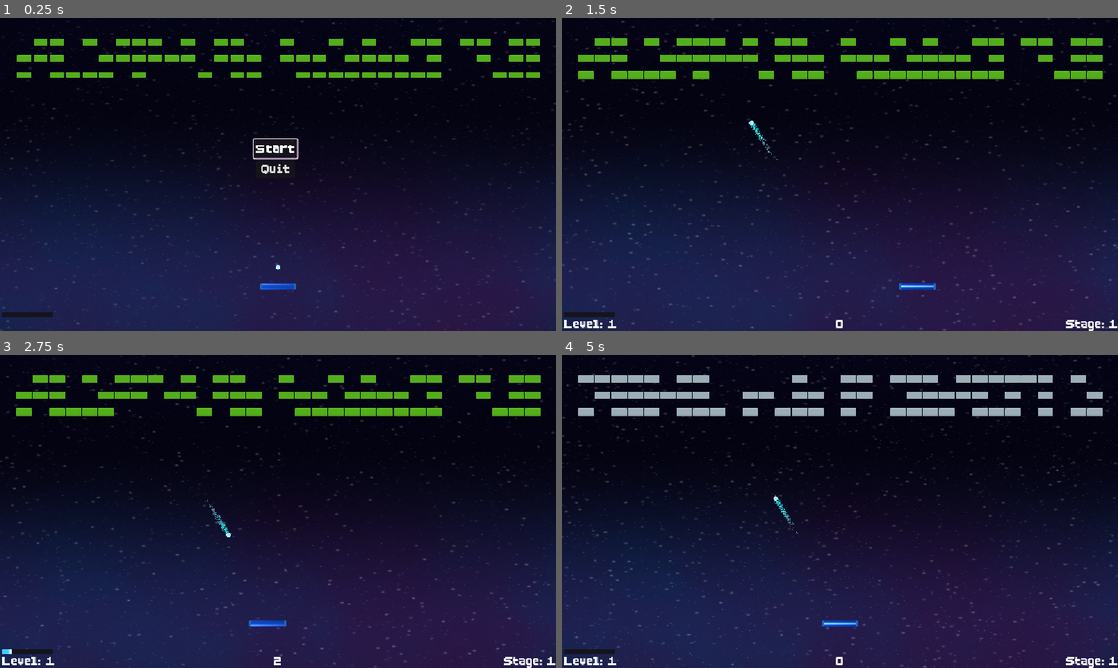
Above: before the commit, frames 1-4 (two rows, left to right).
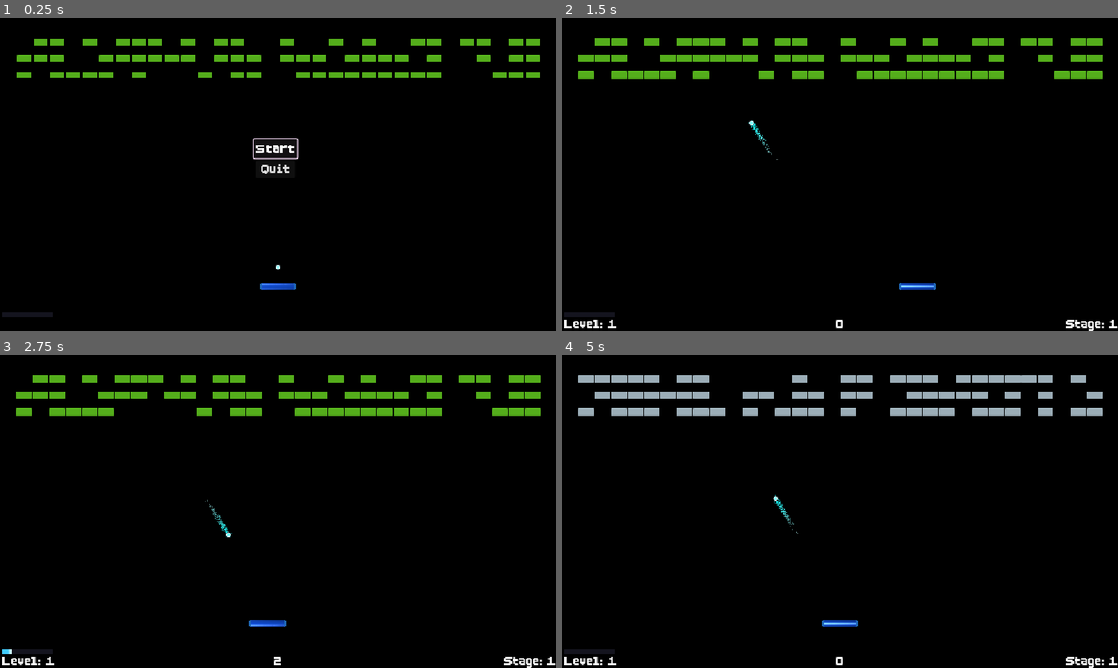
Above: after the commit, the same moments.

Repository: imtrippin/breakout-roguelike
Game: Godot game, scene res://scenes/main.tscn
The game is run twice, just before and just after one commit, with the same random seed, the same clock (stepped at 60 frames per second) and the same inputs.
Inputs (mouse positions are in pixels of both pictures, inside the frame that each line leads up to):
- Up to frame 1 (0.25 s): no input
- Up to frame 2 (1.5 s): click "Start" at 0.5 s; move the mouse to (962, 158) at 1.27 s; hold D (move_right) from 1.28 s (still down)
- Up to frame 3 (2.75 s): move the mouse to (166, 527) at 2.02 s; release D (move_right) at 2.03 s; hold A (move_left) from 2.03 s (still down)
- Up to frame 4 (5 s): move the mouse to (895, 442) at 2.77 s; release A (move_left) at 2.78 s; hold D (move_right) 2.78-4.25 s; move the mouse to (812, 574) at 3.52 s; click "Start" at 4.25 s

The runs differ from the first frame. In frame 1, 59% of the frame differs, in the area x 0-100%, y 0-100%; in frame 2, 60%; in frame 3, 60%; in frame 4, 60%.

Commit message:
remove swing feature

Diff:
--- a/player/plane.gd
+++ b/player/plane.gd
@@ -1,13 +1,15 @@
 extends CharacterBody2D
+
 @onready var player: CharacterBody2D = $"."
 @onready var sprite: Sprite2D = $Sprite2D2
 @onready var paddle_mat: ShaderMaterial = sprite.material
 
-var speed:= 800.0
+var speed := 800.0
 var fixed_y := 0.0
 
 func _ready() -> void:
 	fixed_y = global_position.y
+
 
 func _physics_process(_delta: float) -> void:
 	var direction := Input.get_axis("move_left", "move_right")
@@ -15,7 +17,6 @@
 	velocity.y = 0
 	move_and_slide()
 	global_position.y = fixed_y
-
 
 func hit() -> void:
 	$AudioStreamPlayer2D.play()
@@ -30,26 +31,20 @@
 	# Convert local position to UV (0–1) assuming Sprite2D is centered
 	var tex_size: Vector2 = sprite.texture.get_size() * sprite.scale
 
-	# local.x is roughly -tex_width/2 .. +tex_width/2
 	var u: float = clamp(local.x / tex_size.x + 0.5, 0.0, 1.0)
-	# same for y (usually not super important for a flat paddle, but nice to have)
 	var v: float = clamp(-local.y / tex_size.y + 0.5, 0.0, 1.0)
 
 	var impact_uv := Vector2(u, v)
 
-	# Set impact center in shader
 	paddle_mat.set_shader_parameter("impact_uv", impact_uv)
-
-	# Start with small radius & full flash
 	paddle_mat.set_shader_parameter("impact_radius", 0.05)
 	paddle_mat.set_shader_parameter("flash_amount", 1.0)
 
-	# Animate: radius grows, flash fades
 	var tween := get_tree().create_tween()
 	tween.tween_property(
 		paddle_mat,
 		"shader_parameter/impact_radius",
-		0.5,           # how far the flash spreads
+		0.5,
 		0.18
 	)
 	tween.parallel().tween_property(
@@ -59,9 +54,9 @@
 		0.18
 	).set_trans(Tween.TRANS_CUBIC).set_ease(Tween.EASE_OUT)
 
+
 func upgrade_width(_amount: float) -> void:
 	_update_width()
 
 func _update_width() -> void:
 	player.scale.x = player.scale.x * 2
-	get_tree()
--- a/player/player.tscn
+++ b/player/player.tscn
@@ -14,8 +14,11 @@
 shader_parameter/line_strength = 0.7
 shader_parameter/blue_threshold = 0.2
 shader_parameter/blue_softness = 0.15
-shader_parameter/flash_color = Color(1.8, 1.8, 1.8, 1)
+shader_parameter/impact_color = Color(1.6, 1.6, 1.8, 1)
 shader_parameter/flash_amount = 0.0
+shader_parameter/impact_uv = Vector2(0.5, 0.5)
+shader_parameter/impact_radius = 0.25
+shader_parameter/impact_softness = 0.4
 
 [sub_resource type="CapsuleShape2D" id="CapsuleShape2D_4x4bl"]
 radius = 8.0
--- a/projectile/projectile.gd
+++ b/projectile/projectile.gd
@@ -106,8 +106,7 @@
 	velocity.x += paddle_vel_x * 0.25
 	velocity = velocity.normalized() * speed_now
 
-
-func _trigger_chain_lightning(start_brick: Node2D, jumps: int = 3, range: float = 150.0) -> void:
+func _trigger_chain_lightning(start_brick: Node2D, jumps: int = 3, ranges: float = 150.0) -> void:
 	if !is_instance_valid(start_brick):
 		return
 
@@ -115,7 +114,7 @@
 	var remaining := jumps
 
 	while remaining > 0:
-		var next := _get_closest_brick(current_pos, range)
+		var next := _get_closest_brick(current_pos, ranges)
 		if next == null:
 			break
 
@@ -134,9 +133,9 @@
 		await get_tree().create_timer(0.05).timeout
 
 
-func _get_closest_brick(from_pos: Vector2, range: float) -> Node2D:
+func _get_closest_brick(from_pos: Vector2, ranges: float) -> Node2D:
 	var closest: Node2D = null
-	var closest_dist := range
+	var closest_dist := ranges
 
 	for b in get_tree().get_nodes_in_group("brick"):
 		if !is_instance_valid(b):
--- a/scenes/main.tscn
+++ b/scenes/main.tscn
@@ -51,6 +51,7 @@
 position = Vector2(562, 296)
 
 [node name="Background" type="Sprite2D" parent="."]
+visible = false
 z_index = -2
 material = SubResource("ShaderMaterial_7mycd")
 position = Vector2(576.25, 326.75)
